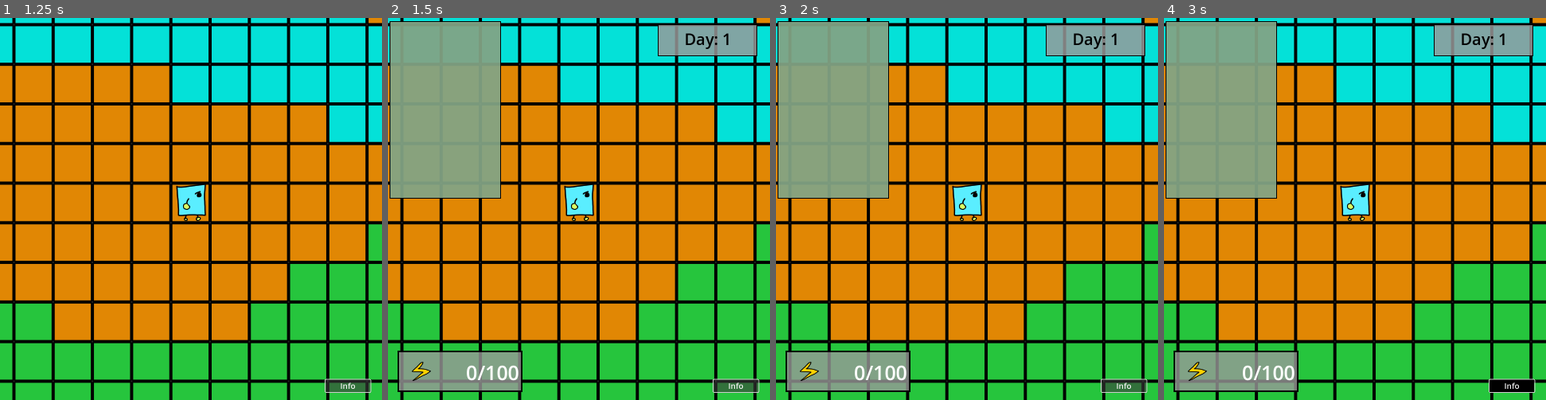
Above: before the commit, frames 1-4 (left to right).
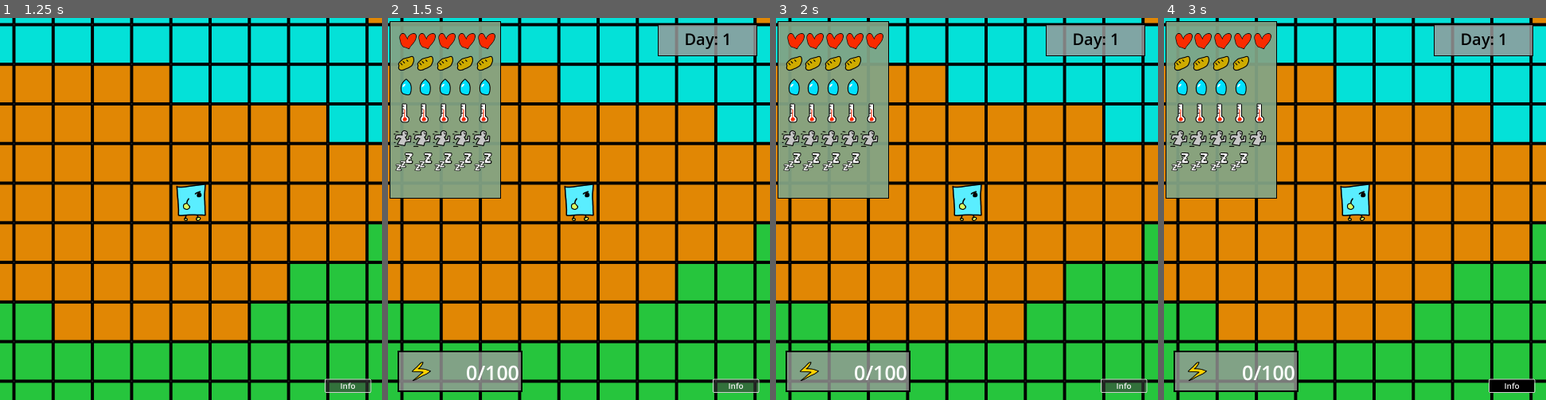
Above: after the commit, the same moments.

Repository: K16858/rl-survival
Game: Godot game, scene res://scene/main.tscn
The game is run twice, just before and just after one commit, with the same random seed, the same clock (stepped at 60 frames per second) and the same inputs.
Inputs (mouse positions are in pixels of both pictures, inside the frame that each line leads up to):
- Up to frame 1 (1.25 s): click "Info" at 0.5 s
- Up to frame 2 (1.5 s): click "Info" at 1.25 s
- Up to frame 3 (2 s): no input
- Up to frame 4 (3 s): click "Info" at 2 s; tap Enter at 2.75 s; move the mouse to (1439, 189) at 2.77 s; click (1439, 189) at 2.85 s

Frame 1 is identical in both runs. In frame 2, 3.4% of the frame differs, in the area x 1-29%, y 3-41%; in frame 3, 3.1%; in frame 4, 3.1%.
Error before the commit: Invalid access to property or key 'next' on a base object of type 'Nil'. (res://script/player/player.gd:31)
Error after the commit: Invalid access to property or key 'next' on a base object of type 'Nil'. (res://script/player/player.gd:40)

Commit message:
res型初期化の改善とステ減少処理

Diff:
--- a/godot/script/player/player.gd
+++ b/godot/script/player/player.gd
@@ -5,6 +5,15 @@
 @export var speed: float = 200.0
 @export var server_url: String = "http://127.0.0.1:8000/reasoning"
 @export var map: TileMapLayer
+
+@export var resource_baseline: float = 0.7
+
+@export var hp_change_multi: float = 0.3
+
+@export var satiety_use_cycle: int = 50
+@export var nthirsty_use_cycle: int = 30
+@export var ndrowsiness_use_cycle: int = 100
+
 
 signal  update_status(status:Array[float])
 
@@ -18,8 +27,8 @@
 var body_temperature: Resource_t
 # スタミナ
 var stamina: Resource_t
-# 眠気
-var drowsiness: Resource_t
+# 眠気の逆
+var ndrowsiness: Resource_t
 # ストレス
 var stress: Resource_t
 
@@ -37,20 +46,13 @@
 	$HTTPRequest.request_completed.connect(_on_request_completed)
 
 	# プロパティ初期化
-	hp = Resource_t.new()
-	hp._init()
-	satiety = Resource_t.new()
-	satiety._init()
-	nthirsty = Resource_t.new()
-	nthirsty._init()
-	body_temperature = Resource_t.new()
-	body_temperature._init()
-	stamina = Resource_t.new()
-	stamina._init()
-	drowsiness = Resource_t.new()
-	drowsiness._init()
-	stress = Resource_t.new()
-	stress._init()
+	hp = Resource_t.newres(1)
+	satiety = Resource_t.newres(1)
+	nthirsty = Resource_t.newres(1)
+	body_temperature = Resource_t.newres(1)
+	stamina = Resource_t.newres(1)
+	ndrowsiness = Resource_t.newres(1)
+	stress = Resource_t.newres(0)
 	# その他初期化
 	$AnimatedSprite2D.play("default")
 
@@ -64,7 +66,25 @@
 	delta_count += delta;
 	if(delta_count > 1):
 		delta_count -= 1;
-		update_status.emit([hp.getres(),satiety.getres(),nthirsty.getres(),body_temperature.getres(),stamina.getres(),drowsiness.getres(),stress.getres()]);
+		update_status.emit([hp.getres(),satiety.getres(),nthirsty.getres(),body_temperature.getres(),stamina.getres(),ndrowsiness.getres(),stress.getres()]);
+
+		# 各ステータスの変動
+		# 時間経過ステータス
+		satiety.subres(1./satiety_use_cycle)
+		nthirsty.subres(1./nthirsty_use_cycle)
+		ndrowsiness.subres(1./ndrowsiness_use_cycle)
+
+		# 気温処理
+		# TODO
+
+		# 体力変動fnc
+		var sub = func(x: float):
+			return x - resource_baseline
+		var stat_min = [satiety.getres(), nthirsty.getres(), ndrowsiness.getres(), (1-stress.getres())].map(sub).min()
+		print(stat_min)
+
+		if hp.subres(-stat_min * hp_change_multi):
+			print("game over !!!!!!!!!!!!!!!!!")
 
 
 # タイルマップ上の移動操作
@@ -88,7 +108,7 @@
 		"nthirsty": nthirsty.getres(),
 		"body_temperature": body_temperature.getres(),
 		"stamina": stamina.getres(),
-		"drowsiness": drowsiness.getres(),
+		"ndrowsiness": ndrowsiness.getres(),
 		"stress": stress.getres()
 	}
 	var error = $HTTPRequest.request(server_url, header, HTTPClient.METHOD_POST, JSON.stringify(data))
